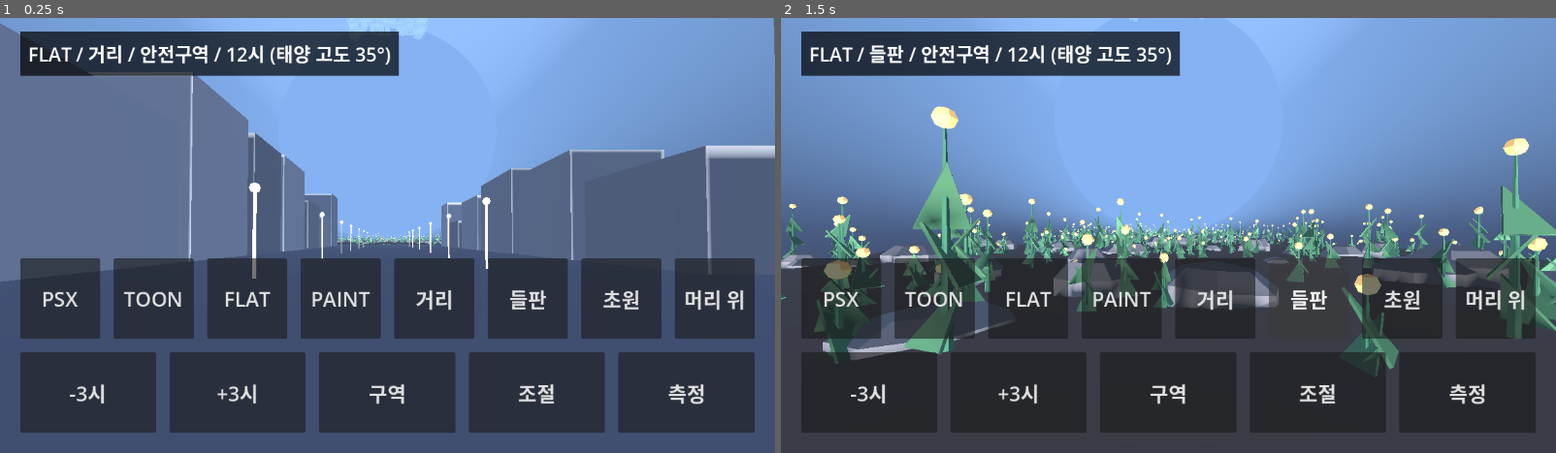
Above: before the commit, frames 1-2 (left to right).
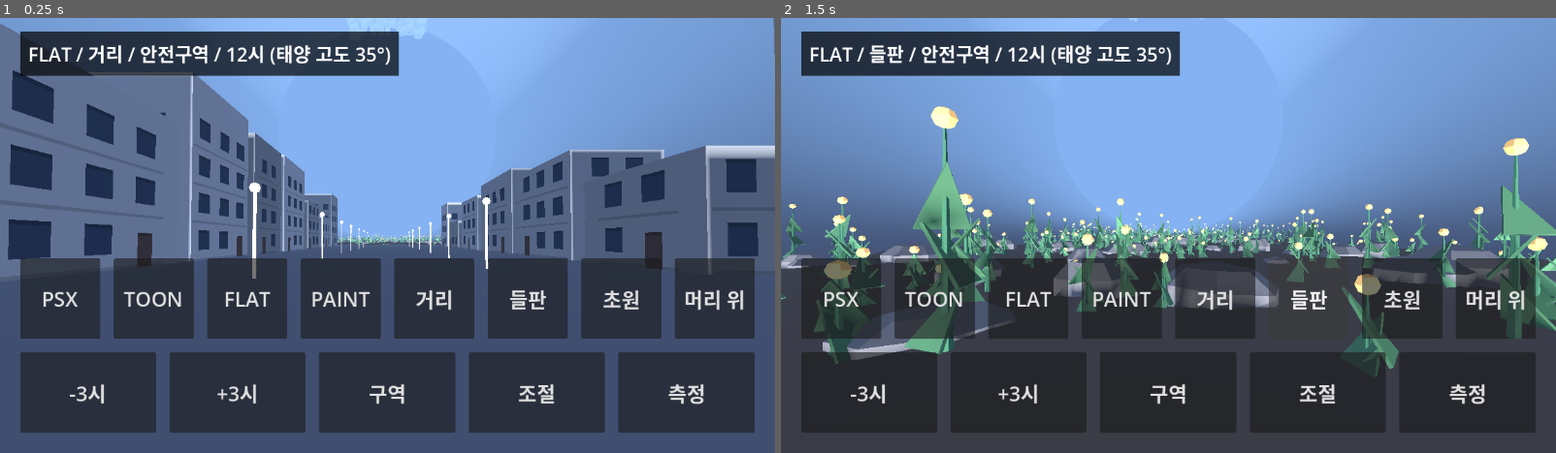
Above: after the commit, the same moments.

Repository: yeongkim0814-svg/habitat
Game: Godot game, scene res://spikes/m0_look/main.tscn
Two runs of this game, one before a commit and one after it. Both use one fixed random seed, a clock stepped at 60 frames per second and the inputs below. This scene is started directly instead of the project's main scene.
Inputs:
- Up to frame 1 (0.25 s): no input
- Up to frame 2 (1.5 s): click "거리" at 0.5 s; click "들판" at 1.25 s

The runs differ from the first frame. In frame 1, 5.4% of the frame differs, in the area x 1-98%, y 12-58%; in frame 2, nothing differs.

Commit message:
feat(m0): FLAT 벽에 창·문·층 구분선·밤에 켜진 창(셰이더 패턴) 추가, 룩 심화 시험 1 (Closes #28)
Co-Authored-By: Claude Sonnet 5.5 <noreply@anthropic.com>
Claude-Session: https://claude.ai/code/session_01HASMSy8iY7SeiUjsU1YZyi

Diff:
--- a/spikes/m0_look/looks.gd
+++ b/spikes/m0_look/looks.gd
@@ -88,6 +88,73 @@
 """
 
 
+const SHADER_FLAT_WALL := """
+shader_type spatial;
+// FLAT wall with windows, doors and floor lines drawn in metres on the building's own frame. Instances are unit boxes
+// scaled per building, so VERTEX * scale gives metres without UVs or extra meshes (MultiMesh stays, D19).
+uniform vec4 base_color : source_color = vec4(1.0);
+uniform float emit = 0.0;
+uniform float night = 0.0;
+uniform float storey = 3.2;
+uniform float bay = 3.0;
+uniform vec2 win_size = vec2(1.5, 1.7);
+uniform vec4 glass_color : source_color = vec4(0.14, 0.2, 0.3, 1.0);
+uniform vec4 lit_color : source_color = vec4(1.0, 0.82, 0.5, 1.0);
+varying vec4 vcol;
+varying vec3 vloc;
+varying vec3 vsize;
+varying vec3 nloc;
+void vertex() {
+	vcol = COLOR;
+	vsize = vec3(length(MODEL_MATRIX[0].xyz), length(MODEL_MATRIX[1].xyz), length(MODEL_MATRIX[2].xyz));
+	vloc = VERTEX * vsize + vec3(0.0, vsize.y * 0.5, 0.0);
+	nloc = NORMAL;
+}
+float hash(vec2 p) { return fract(sin(dot(p, vec2(12.9898, 78.233))) * 43758.5453); }
+void fragment() {
+	NORMAL = normalize(cross(dFdx(VERTEX), dFdy(VERTEX)));
+	vec3 col = base_color.rgb * vcol.rgb;
+	vec3 emis = vec3(0.0);
+	// Interpolated varyings carry ~1e-7 noise; rounding keeps floor() and the hash below stable per building.
+	vec3 sz = floor(vsize * 64.0 + 0.5) / 64.0;
+	if (abs(nloc.y) < 0.5) {
+		bool along_z = abs(nloc.x) > 0.5;
+		float len = along_z ? sz.z : sz.x;
+		float u = (along_z ? vloc.z : vloc.x) + len * 0.5;
+		float nb = floor(len / bay);
+		float nf = floor(sz.y / storey);
+		float pu = (u - (len - nb * bay) * 0.5) / bay;
+		float pv = vloc.y / storey;
+		if (pu >= 0.0 && pu < nb && pv < nf) {
+			vec2 cell = vec2(floor(pu), floor(pv));
+			vec2 f = vec2(fract(pu) * bay, fract(pv) * storey);
+			vec2 lo = vec2((bay - win_size.x) * 0.5, 0.9);
+			vec2 hi = lo + win_size;
+			float seed = hash(sz.xz + vec2(along_z ? 1.0 : 0.0, 0.0));
+			float fade = 1.0 - smoothstep(70.0, 150.0, length(VERTEX));
+			bool door = cell.y < 0.5 && mod(cell.x + floor(seed * 3.0), 3.0) < 0.5;
+			if (door) {
+				lo = vec2((bay - 1.1) * 0.5, 0.0);
+				hi = lo + vec2(1.1, 2.2);
+			}
+			float in_rect = step(lo.x, f.x) * step(f.x, hi.x) * step(lo.y, f.y) * step(f.y, hi.y);
+			vec3 glass = door ? vec3(0.32, 0.2, 0.14) : glass_color.rgb;
+			col = mix(col, glass, in_rect * fade * 0.85);
+			col *= 1.0 - 0.16 * step(f.y, 0.18) * (1.0 - in_rect) * fade;
+			col *= 1.0 - 0.25 * in_rect * step(hi.y - 0.2, f.y) * fade;
+			float lit = step(hash(cell + vec2(seed * 17.0, seed * 31.0)), 0.4);
+			emis = lit_color.rgb * lit * in_rect * night * (door ? 0.0 : 1.0) * fade;
+		}
+	} else if (nloc.y > 0.5) {
+		col *= 0.78;
+	}
+	ALBEDO = col;
+	EMISSION = col * emit + emis;
+	ROUGHNESS = 1.0;
+	SPECULAR = 0.0;
+}
+"""
+
 const SHADER_PAINT := """
 shader_type spatial;
 render_mode cull_disabled;
@@ -148,13 +215,18 @@
 		for m in live[role]:
 			m.set_shader_parameter("base_color", role_color(look, role))
 
+static func set_night(amount: float) -> void:
+	# 0 = day, 1 = night: lit windows of the FLAT wall shader (other materials have no such uniform and ignore it).
+	for m in live.get("wall", []):
+		m.set_shader_parameter("night", amount)
+
 static func material(look: String, role: String, outline: bool = false) -> ShaderMaterial:
 	var shader := Shader.new()
 	match look:
 		"psx": shader.code = SHADER_PSX
 		"toon": shader.code = SHADER_TOON
 		"paint": shader.code = SHADER_PAINT
-		_: shader.code = SHADER_FLAT
+		_: shader.code = SHADER_FLAT_WALL if role == "wall" else SHADER_FLAT
 	var m := ShaderMaterial.new()
 	m.shader = shader
 	m.set_shader_parameter("base_color", role_color(look, role))
--- a/spikes/m0_look/world.gd
+++ b/spikes/m0_look/world.gd
@@ -135,6 +135,7 @@
 	sun.light_energy = Sun.light_energy(elev) * panel.value("sun")
 	sun.light_color = Sun.light_color(elev)
 	sun.visible = sun.light_energy > 0.0
+	Looks.set_night(1.0 - smoothstep(-4.0, 6.0, elev))
 	var env := env_node.environment
 	env.background_color = Sun.sky_color(elev)
 	env.fog_light_color = env.background_color
--- a/tests/m0/run.gd
+++ b/tests/m0/run.gd
@@ -54,6 +54,7 @@
 	check(load("res://spikes/m0_look/world.gd") != null, "world.gd parses")
 	test_sun()
 	test_tuning()
+	test_flat_wall()
 	print("M0 tests: %s" % ("OK" if failures == 0 else "%d FAILED" % failures))
 	quit(1 if failures > 0 else 0)
 
@@ -106,3 +107,15 @@
 	check(panel.values.colors.is_empty(), "a reset stays reset across rebuilds")
 	panel.free()
 	Looks.live.clear()
+
+func test_flat_wall() -> void:
+	Looks.live.clear()
+	var wall := Looks.material("flat", "wall")
+	var other := Looks.material("flat", "street")
+	check(wall.shader.code.contains("storey") and not other.shader.code.contains("storey"), "only the FLAT wall role draws windows")
+	check(Looks.material("psx", "wall").shader.code.contains("storey") == false, "other looks keep their own wall shader")
+	Looks.set_night(1.0)
+	check(is_equal_approx(wall.get_shader_parameter("night"), 1.0), "set_night reaches live wall materials")
+	Looks.set_night(0.0)
+	check(is_equal_approx(wall.get_shader_parameter("night"), 0.0), "set_night(0) turns lit windows off")
+	Looks.live.clear()
Not shown, changed: docs/spikes/M0_LOOK.md
